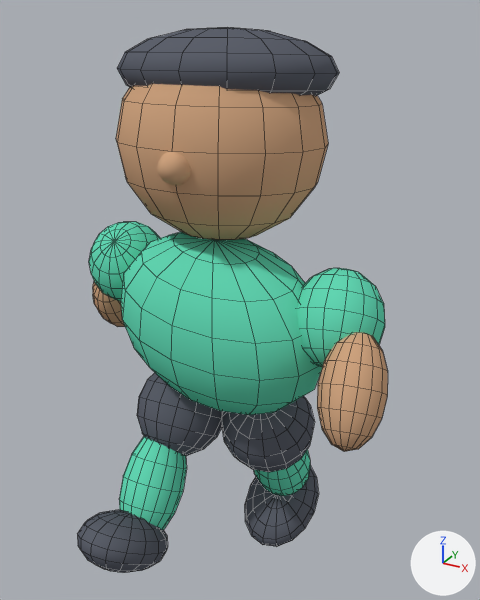
The Blender file art/pawn-motion.blend, before and after one commit.
Both versions are drawn from a 50 mm camera at (2.77, -4.73, 5.58) aimed at (0.17, 0.0, 3.22). The lights are fixed; the arrows at lower right show +X, +Y and +Z. The picture after the commit comes second. Both versions are drawn at frame 33 of the action 'Right armAction'; the numbers are the values there. Mesh edges are drawn as thin lines on the coarser meshes.
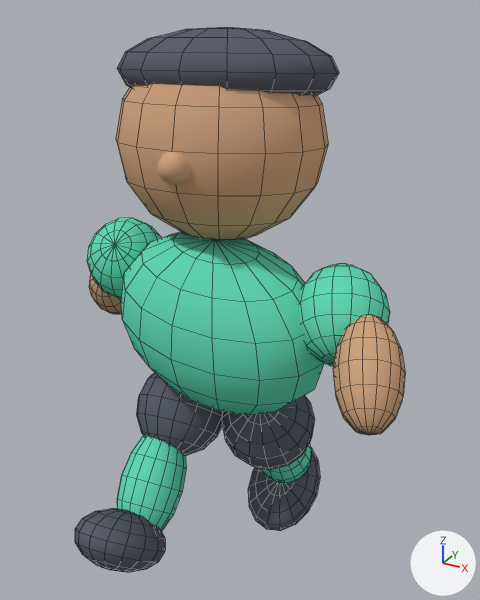
ob_left_arm is not drawn itself; it is the parent of ob_sphere_004, ob_sphere_005.
ob_right_arm is not drawn itself; it is the parent of ob_sphere_009, ob_sphere_010.
ob_left_leg is not drawn itself; it is the parent of ob_sphere_006, ob_sphere_007, ob_sphere_008.
ob_right_leg is not drawn itself; it is the parent of ob_sphere_011, ob_sphere_012, ob_sphere_013.

Boxes (x1, y1, x2, y2) around the edits, measured in the pictures (480 x 600 px):
'Sphere.010', turned: before (317, 332, 388, 451); after (333, 315, 405, 435)
'Sphere.009', turned: before (297, 268, 385, 367); after (298, 264, 390, 366)
'Sphere.011', turned: before (222, 396, 314, 472); after (222, 396, 315, 470)
'Sphere.007', turned: before (119, 436, 187, 530); after (117, 435, 186, 532)
'Sphere.008', turned: before (77, 510, 168, 573); after (75, 509, 165, 572)
'Sphere.013', turned: before (245, 465, 318, 547); after (248, 448, 320, 531)
'Sphere.006', turned: before (137, 373, 223, 456); after (136, 373, 223, 456)
'Sphere.004', turned: before (89, 222, 160, 302); after (87, 218, 161, 298)
'Sphere.012', turned: before (254, 449, 310, 496); after (260, 443, 311, 483)
'Sphere.005', turned: before (93, 282, 125, 327); after (89, 275, 122, 314)

The change, as a diff of the scene's bpy script:
```diff
--- a/art/pawn-motion.blend.py
+++ b/art/pawn-motion.blend.py
@@ ob_left_arm @@
 ob_left_arm.location = (-0.96, 0.0, 3.45)
-ob_left_arm.rotation_euler = (0.748, 0.0557, 0.171)  # degrees (43, 3.2, 10)
+ob_left_arm.rotation_euler = (0.91, 0.104, 0.274)  # degrees (52, 6, 16)
@@ ob_right_arm @@
 ob_right_arm.location = (0.96, 0.0, 3.45)
-ob_right_arm.rotation_euler = (-0.614, -0.09, 0.0845)  # degrees (-35, -5.2, 4.8)
+ob_right_arm.rotation_euler = (-0.84, -0.188, 0.231)  # degrees (-48, -11, 13)
@@ ob_left_leg @@
 ob_left_leg.location = (-0.43, 0.0, 2.09)
-ob_left_leg.rotation_euler = (-0.629, -0.0282, 0.0205)  # degrees (-36, -1.6, 1.2)
+ob_left_leg.rotation_euler = (-0.752, -0.0638, 0.0596)  # degrees (-43, -3.7, 3.4)
@@ ob_right_leg @@
 ob_right_leg.location = (0.43, 0.0, 2.09)
-ob_right_leg.rotation_euler = (0.543, 0.0748, 0.045)  # degrees (31, 4.3, 2.6)
+ob_right_leg.rotation_euler = (0.667, 0.0962, 0.0755)  # degrees (38, 5.5, 4.3)
```
